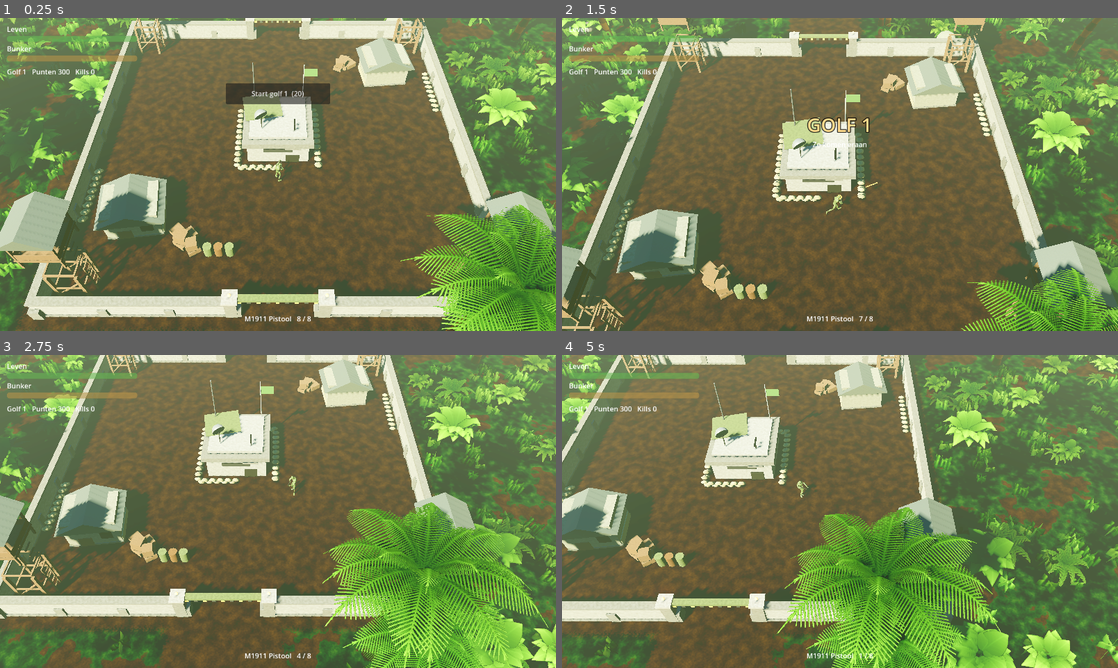
Above: before the commit, frames 1-4 (two rows, left to right).
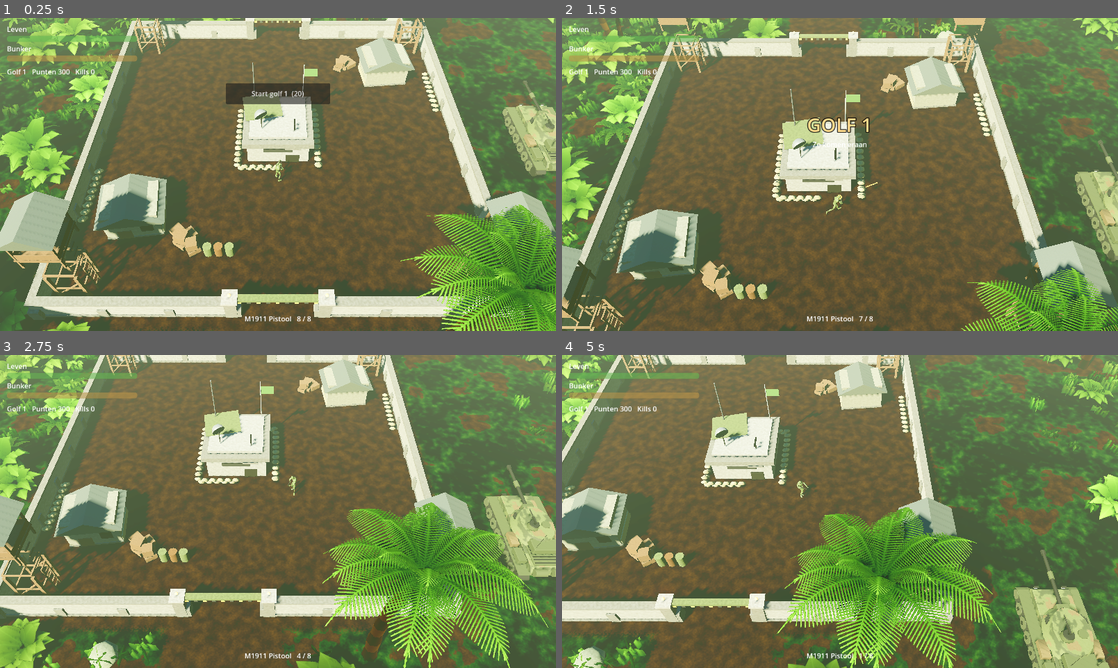
Above: after the commit, the same moments.

Repository: boodschappenmaatje/Bloedjungle-godot
Game: Godot game, scene res://scenes/main.tscn
The game is run twice, just before and just after one commit, with the same random seed, the same clock (stepped at 60 frames per second) and the same inputs.
Inputs (mouse positions are in pixels of both pictures, inside the frame that each line leads up to):
- Up to frame 1 (0.25 s): no input
- Up to frame 2 (1.5 s): click "Start golf 1 (20)" at 0.5 s; move the mouse to (962, 158) at 1.27 s; hold D from 1.28 s (still down); click (962, 158) at 1.42 s
- Up to frame 3 (2.75 s): release D at 2 s; drag from (166, 527) to (250, 574) at 2.02 s
- Up to frame 4 (5 s): move the mouse to (895, 442) at 2.77 s; hold D 2.78-3.5 s; drag from (812, 574) to (673, 464) at 3.52 s; move the mouse to (1006, 558) at 4.27 s; hold A from 4.28 s (still down)

The runs differ from the first frame. In frame 1, 9.5% of the frame differs, in the area x 0-100%, y 0-100%; in frame 2, 10%; in frame 3, 15%; in frame 4, 15%.

Commit message:
Tank uit Blender: patrouilleert langs de oostmuur, koepel volgt vijanden
Model assets/tank.glb met Blender-bron in bron/tank/ (maak_tank.py, tank.blend).
Eigen botslaag 'tank': de speler botst ertegen, vijanden en kogels nog niet.

Co-Authored-By: Claude Opus 5.5 (1M context) <noreply@anthropic.com>
Claude-Session: https://claude.ai/code/session_01RvTk3AeN159VbiALZ2ZDoW

Diff:
--- a/project.godot
+++ b/project.godot
@@ -32,6 +32,7 @@
 3d_physics/layer_3="speler"
 3d_physics/layer_4="vijand"
 3d_physics/layer_5="bunker"
+3d_physics/layer_6="tank"
 
 [rendering]
 
--- a/scenes/main.tscn
+++ b/scenes/main.tscn
@@ -6,6 +6,7 @@
 [ext_resource type="Script" path="res://scripts/camera_rig.gd" id="4"]
 [ext_resource type="PackedScene" path="res://scenes/hud.tscn" id="5"]
 [ext_resource type="Script" path="res://scripts/atmosphere.gd" id="6"]
+[ext_resource type="PackedScene" path="res://scenes/tank.tscn" id="7"]
 
 [node name="Main" type="Node3D"]
 script = ExtResource("1")
@@ -19,6 +20,9 @@
 [node name="Player" parent="." instance=ExtResource("3")]
 transform = Transform3D(1, 0, 0, 0, 1, 0, 0, 0, 1, 0, 0, 4)
 
+[node name="Tank" parent="." instance=ExtResource("7")]
+transform = Transform3D(1, 0, 0, 0, 1, 0, 0, 0, 1, 20.5, 0, 0)
+
 [node name="Camera" type="Camera3D" parent="."]
 transform = Transform3D(1, 0, 0, 0, 0.5, 0.866, 0, -0.866, 0.5, 0, 20, 15.5)
 fov = 40.0
--- a/scenes/player.tscn
+++ b/scenes/player.tscn
@@ -9,7 +9,7 @@
 
 [node name="Player" type="CharacterBody3D"]
 collision_layer = 4
-collision_mask = 26
+collision_mask = 58
 motion_mode = 1
 script = ExtResource("1")
 
--- /dev/null
+++ b/scenes/tank.tscn
@@ -0,0 +1,18 @@
+[gd_scene load_steps=4 format=3]
+
+[ext_resource type="Script" path="res://scripts/tank.gd" id="1"]
+[ext_resource type="PackedScene" path="res://assets/tank.glb" id="2"]
+
+[sub_resource type="BoxShape3D" id="box"]
+size = Vector3(3.9, 2.4, 7.0)
+
+[node name="Tank" type="AnimatableBody3D"]
+collision_layer = 32
+collision_mask = 0
+script = ExtResource("1")
+
+[node name="Shape" type="CollisionShape3D" parent="."]
+transform = Transform3D(1, 0, 0, 0, 1, 0, 0, 0, 1, 0, 1.2, 0)
+shape = SubResource("box")
+
+[node name="Model" parent="." instance=ExtResource("2")]
--- a/scripts/foliage.gd
+++ b/scripts/foliage.gd
@@ -187,6 +187,8 @@
 			continue
 		if absf(p.x) < 4.6 and absf(p.z) > Data.COMPOUND and absf(p.z) < 50.0:
 			continue  # pad vanaf de poorten
+		if p.x > Data.COMPOUND and p.x < 25.5 and absf(p.z) < 23.0:
+			continue  # tankbaan langs de oostmuur
 		var s := rng.randf_range(s_min, s_max)
 		var b := Basis.from_euler(Vector3(rng.randf_range(-tilt, tilt), rng.randf() * TAU, rng.randf_range(-tilt, tilt))).scaled(Vector3(s, s * rng.randf_range(0.85, 1.2), s))
 		out.append(Transform3D(b, p))
--- /dev/null
+++ b/scripts/tank.gd
@@ -0,0 +1,58 @@
+extends AnimatableBody3D
+## Eigen tank die buiten de oostmuur heen en weer patrouilleert. De koepel draait naar de
+## dichtstbijzijnde vijand. Model: assets/tank.glb (gemaakt in Blender), voorkant is -Z,
+## met de delen Toren (draait om Y) en Loop (kantelt om X).
+
+const SPEED := 3.2         # m/s rijden
+const TURN := 0.7          # rad/s draaien op de plek
+const TURRET_TURN := 1.3   # rad/s koepel
+const SIGHT := 34.0        # m, vanaf hier volgt de koepel een vijand
+const ROUTE := [Vector3(20.5, 0, 17.0), Vector3(20.5, 0, -17.0)]
+
+var _next := 0
+var _turning := false
+var _t := 0.0
+@onready var _toren: Node3D = $Model/Tank/Toren
+@onready var _loop: Node3D = $Model/Tank/Toren/Loop
+@onready var _romp: Node3D = $Model/Tank/RompMesh
+@onready var _romp_y := _romp.position.y
+
+
+func _physics_process(delta: float) -> void:
+	_t += delta
+	var goal: Vector3 = ROUTE[_next]
+	var to := goal - global_position
+	to.y = 0.0
+	var want := atan2(-to.x, -to.z)
+	var diff := wrapf(want - rotation.y, -PI, PI)
+	if to.length() < 0.3:
+		_next = (_next + 1) % ROUTE.size()
+		_turning = true
+	elif _turning:
+		rotation.y += clampf(diff, -TURN * delta, TURN * delta)
+		_turning = absf(diff) > 0.02
+	else:
+		rotation.y += clampf(diff, -TURN * delta, TURN * delta)
+		global_position += to.normalized() * minf(SPEED * delta, to.length())
+	# motor laat de romp een beetje trillen
+	_romp.position.y = _romp_y + sin(_t * 31.0) * 0.012
+	_aim(delta)
+
+
+func _aim(delta: float) -> void:
+	var target = null
+	var best := SIGHT
+	for e in Game.enemies:
+		var d: float = e.global_position.distance_to(global_position)
+		if d < best:
+			best = d
+			target = e
+	var local := 0.0
+	var tilt := 0.03
+	if target:
+		var v: Vector3 = target.global_position - global_position
+		local = wrapf(atan2(-v.x, -v.z) - rotation.y, -PI, PI)
+		tilt = 0.0
+	var d := wrapf(local - _toren.rotation.y, -PI, PI)
+	_toren.rotation.y += clampf(d, -TURRET_TURN * delta, TURRET_TURN * delta)
+	_loop.rotation.x = lerpf(_loop.rotation.x, tilt, delta * 2.0)
Binary file added: assets/tank.glb
Not shown, added: assets/tank.glb.import
Binary file added: assets/tank_tank_camo.png
Not shown, added: assets/tank_tank_camo.png.import
Not shown, added: bron/.gdignore
Not shown: 1 places in scenes/main.tscn that only renumber resources
Not shown, added: scripts/tank.gd.uid
Not shown, changed: README.md
Not shown, added: bron/tank/README.md
Not shown, added: bron/tank/maak_tank.py
Not shown, added: bron/tank/render.py
Not shown, added: bron/tank/tank.blend
